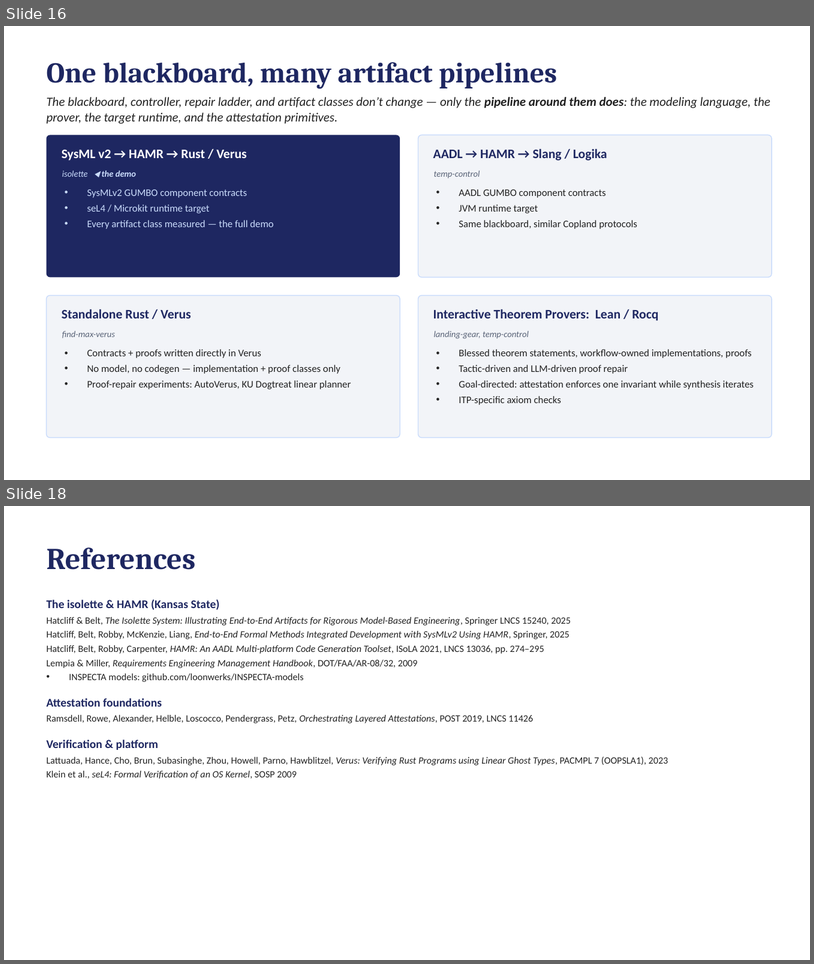
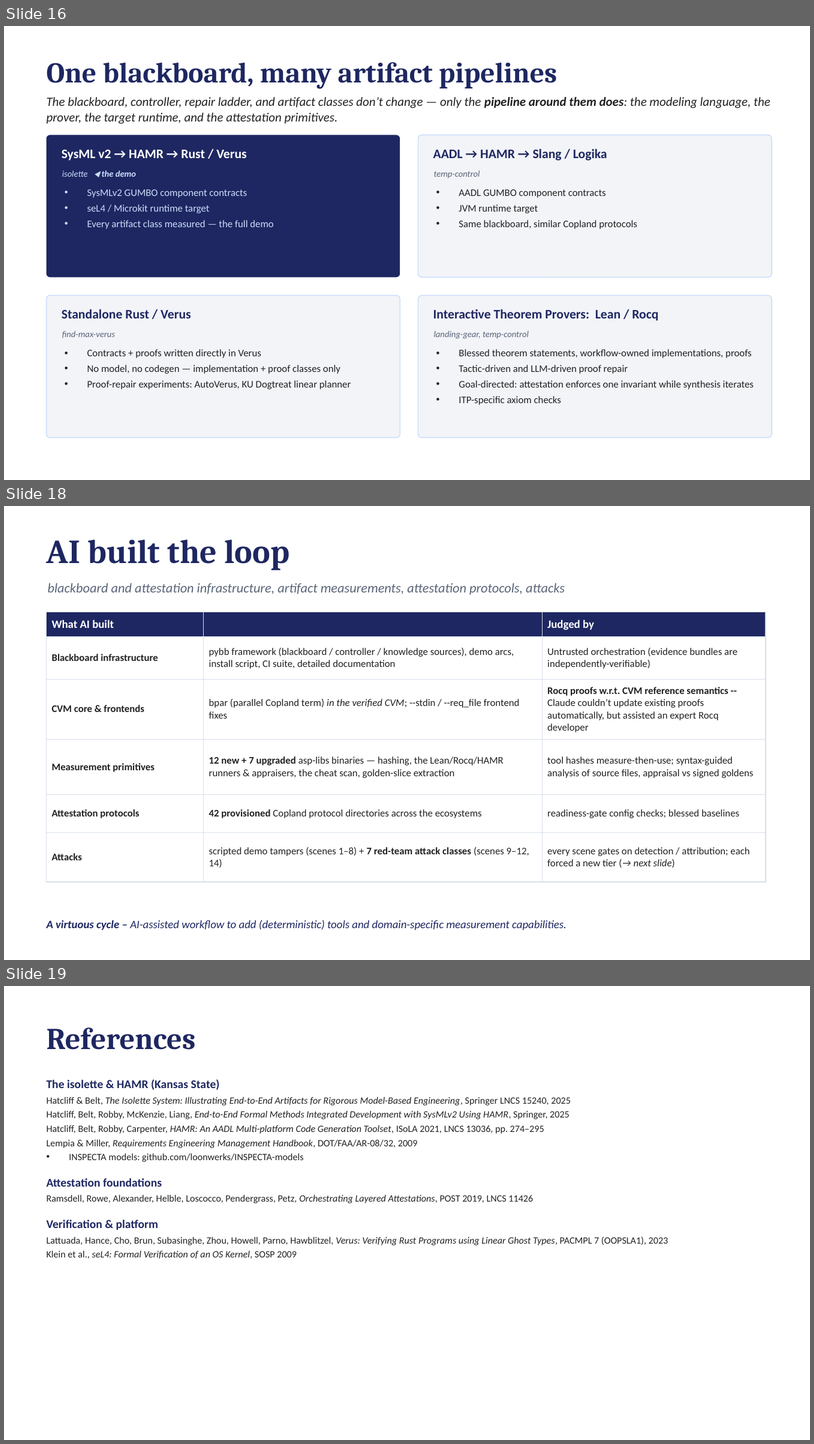
Before and after one commit to ku-sldg/pybb, a slide deck: docs/video_slides_draft.pptx. Shown one above the other, each under a label of ours: slides 16 and 18 before the commit, slides 16, 18 and 19 after it; the slides between them are not shown. The pictures are 814x964 and 814x1444 pixels, drawn with LibreOffice and Linux fonts; fonts in the diff are those of the drawing. Boxes give left, top, right and bottom in pixels: in the first picture for what was removed or moved away, otherwise in the second. Text is boxed around its words. In the diff, an @@ line names an element or a change of style, - is before the commit and + after.

```diff
--- a/docs/video_slides_draft.pptx
+++ b/docs/video_slides_draft.pptx
@@ slide 18 added at [4, 506, 810, 960], background #FFFFFF @@
@@ text added at [47, 540, 290, 570], 40 pt, text #1E2761, bold @@
+AI built the loop
@@ text added at [48, 583, 565, 595], 16 pt, text #5A6478, italic @@
+blackboard and attestation infrastructure, artifact measurements, attestation protocols, attacks
@@ table added at [47, 612, 766, 870], 6 rows, 3 columns @@
+What AI built |  | Judged by
+Blackboard infrastructure | pybb framework (blackboard / controller / knowledge sources), demo arcs, install script, CI suite, detailed documentation | Untrusted orchestration (evidence bundles are independently-verifiable)
+CVM core & frontends | bpar (parallel Copland term) in the verified CVM; --stdin / --req_file frontend fixes | Rocq proofs w.r.t. CVM reference semantics --Claude couldn’t update existing proofs automatically, but assisted an expert Rocq developer
+Measurement primitives | 12 new + 7 upgraded asp-libs binaries — hashing, the Lean/Rocq/HAMR runners & appraisers, the cheat scan, golden-slice extraction | tool hashes measure-then-use; syntax-guided analysis of source files, appraisal vs signed goldens
+Attestation protocols | 42 provisioned Copland protocol directories across the ecosystems | readiness-gate config checks; blessed baselines
+Attacks | scripted demo tampers (scenes 1–8) + 7 red-team attack classes (scenes 9–12, 14) | every scene gates on detection / attribution; each forced a new tier (→ next slide)
@@ text added at [47, 919, 567, 930], 13.5 pt, text #1E2761, italic @@
+A virtuous cycle – AI-assisted workflow to add (deterministic) tools and domain-specific measurement capabilities.
@@ what was slide 18 is now slide 19 @@
```
Also in this commit, not shown: 1 slide changed, 1 other file.
